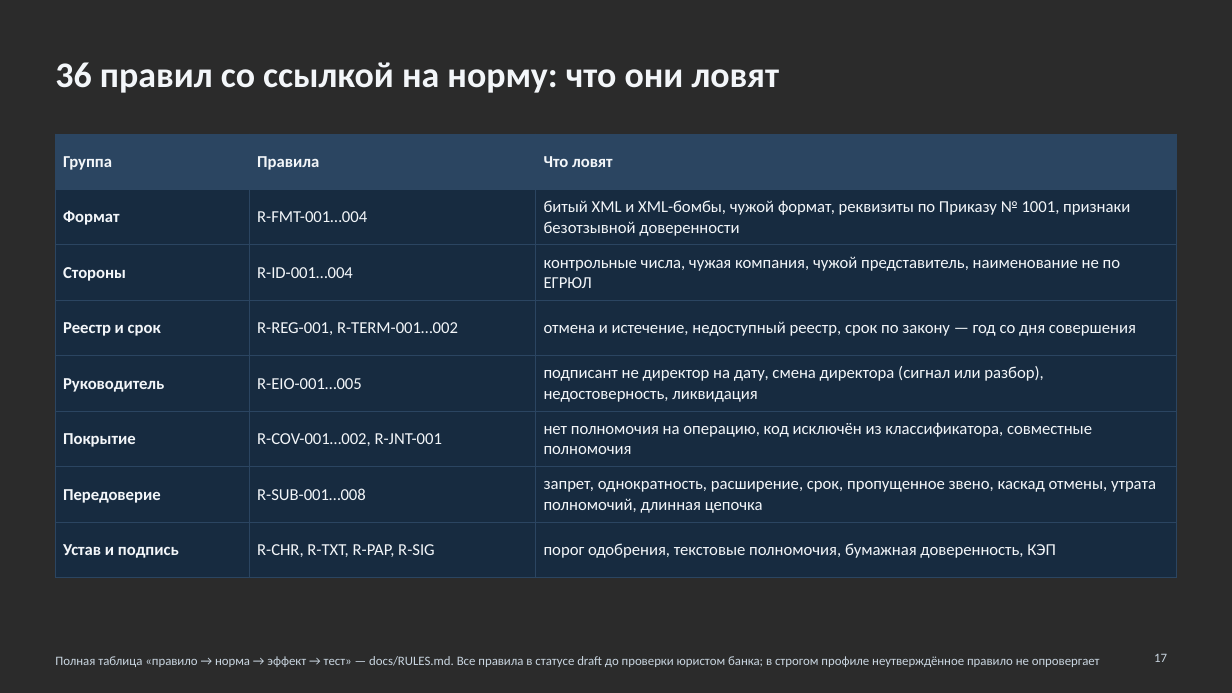
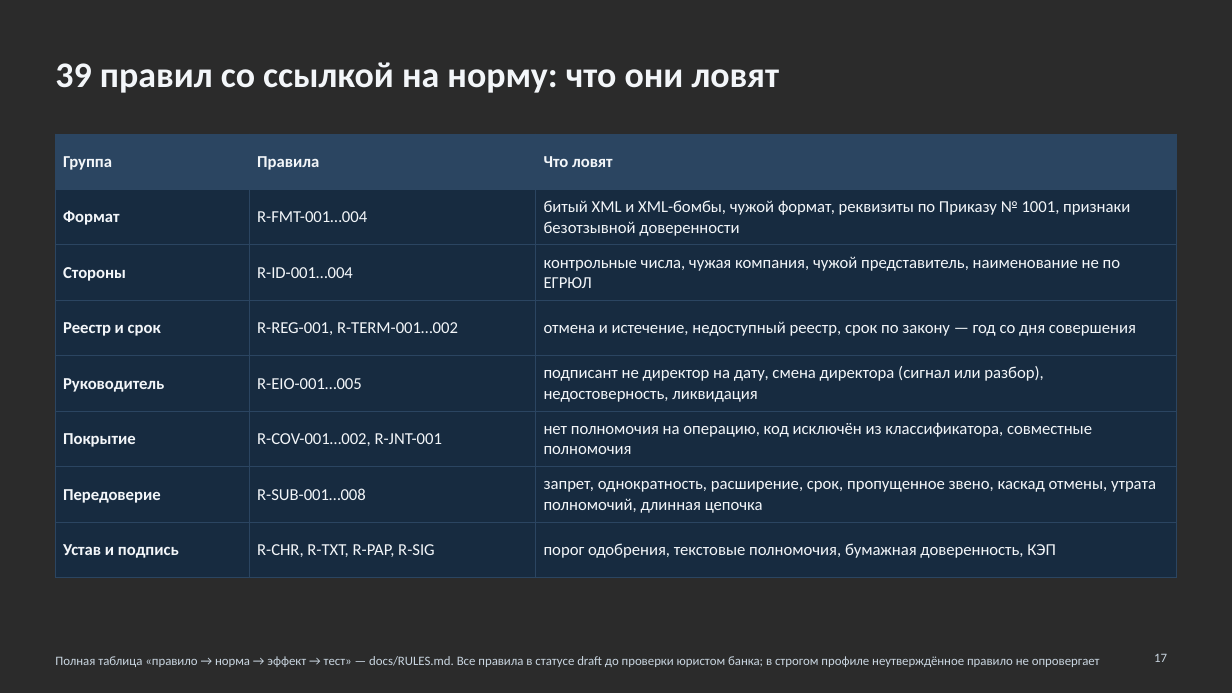
Before and after one commit to KonkovDV/Mandat, a slide deck: slide 17 of Mandat_VTB.pptx. Drawn at 1232x693 pixels with LibreOffice and Linux fonts; fonts in the diff are those of the drawing; background and template pictures are left out; a plain dark background stands for a picture behind light text. Boxes give left, top, right and bottom in pixels: in the first picture for what was removed or moved away, otherwise in the second. Text is boxed around its words. In the diff, an @@ line names an element or a change of style, - is before the commit and + after.

```diff
--- a/Mandat_VTB.pptx
+++ b/Mandat_VTB.pptx
@@ title at [55,62,779,93]: text changed @@
-36 правил со ссылкой на норму: что они ловят
+39 правил со ссылкой на норму: что они ловят
```
Also in this commit, not shown: 6 other slides changed, 6 other files.
